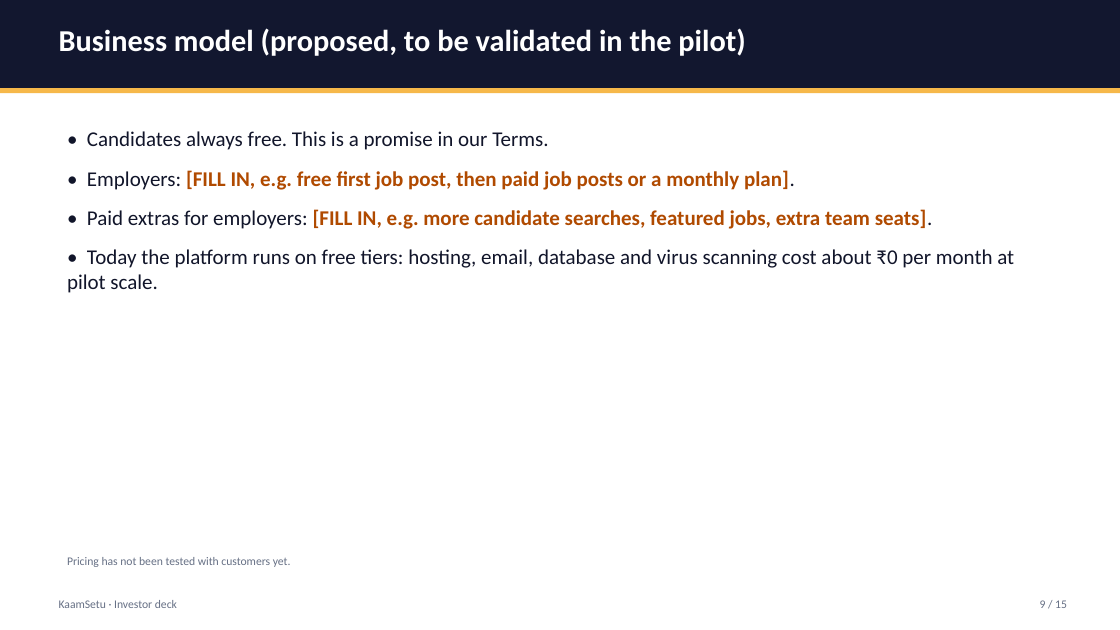
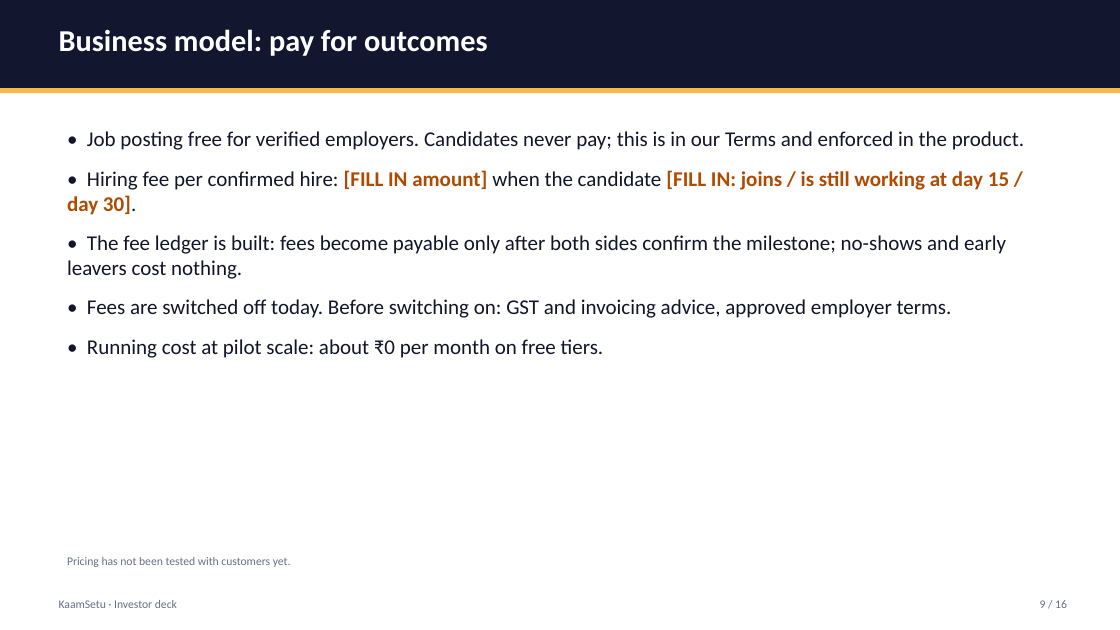
Before and after one commit to Rish866/KaamSetu, a slide deck: slide 9 of docs/decks/KaamSetu-Investor-Deck.pptx. Drawn at 1120x630 pixels with LibreOffice and Linux fonts; fonts in the diff are those of the drawing. Boxes give left, top, right and bottom in pixels: in the first picture for what was removed or moved away, otherwise in the second. Text is boxed around its words. In the diff, an @@ line names an element or a change of style, - is before the commit and + after.

Commit message:
docs: investor and technical decks v2 (India-wide, accountability engine, outcome-based fees, DPDP); refreshed screenshots

```diff
--- a/docs/decks/KaamSetu-Investor-Deck.pptx
+++ b/docs/decks/KaamSetu-Investor-Deck.pptx
@@ text at box(59, 29, 488, 56): text changed @@
-Business model (proposed, to be validated in the pilot)
+Business model: pay for outcomes
@@ text at box(67, 131, 1024, 358): text changed @@
-• Candidates always free. This is a promise in our Terms.
-• Employers: [FILL IN, e.g. free first job post, then paid job posts or a monthly plan].
-• Paid extras for employers: [FILL IN, e.g. more candidate searches, featured jobs, extra team seats].
-• Today the platform runs on free tiers: hosting, email, database and virus scanning cost about ₹0 per month at pilot scale.
+• Job posting free for verified employers. Candidates never pay; this is in our Terms and enforced in the product.
+• Hiring fee per confirmed hire: [FILL IN amount] when the candidate [FILL IN: joins / is still working at day 15 / day 30].
+• The fee ledger is built: fees become payable only after both sides confirm the milestone; no-shows and early leavers cost nothing.
+• Fees are switched off today. Before switching on: GST and invoicing advice, approved employer terms.
+• Running cost at pilot scale: about ₹0 per month on free tiers.
@@ text at box(1040, 600, 1067, 608): text changed @@
-9 / 15
+9 / 16
```
Also in this commit, not shown: 13 other slides changed, 2 slides added, 1 slide removed, 15 other files.
